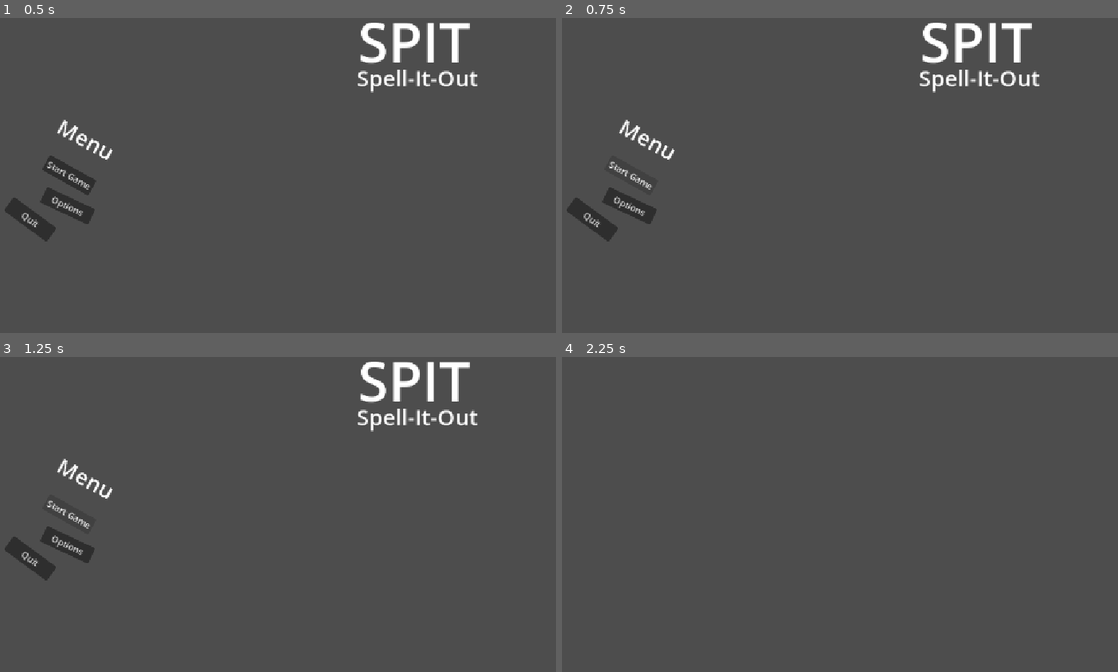
Above: before the commit, frames 1-4 (two rows, left to right).
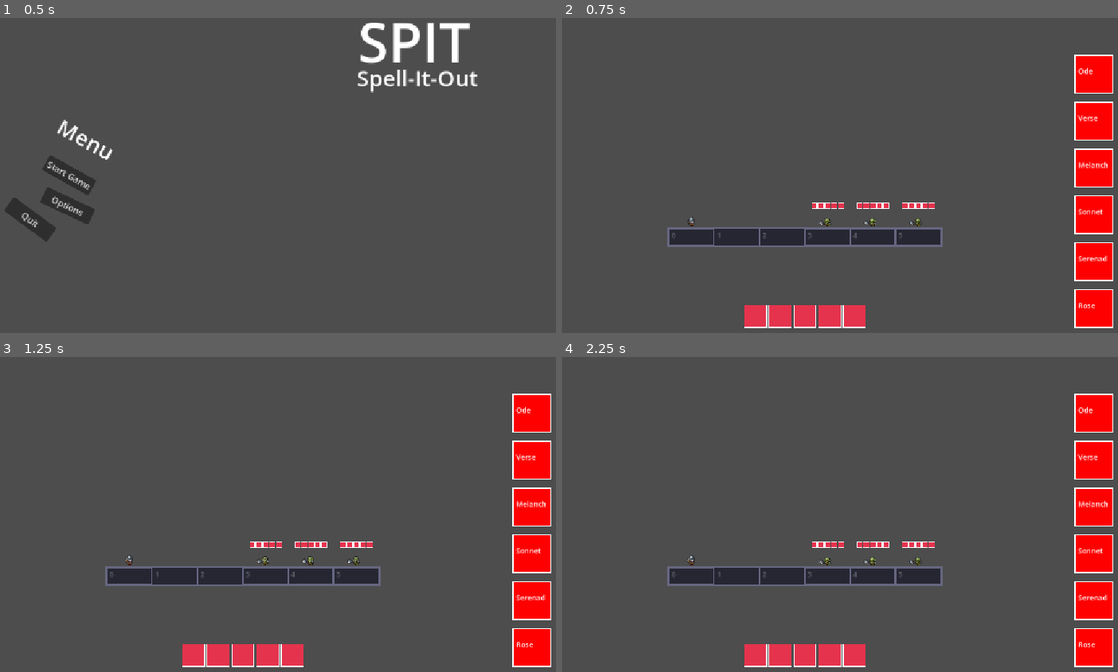
Above: after the commit, the same moments.

Repository: NiorsHaz/GMJ-Instase-2026
Game: Godot game, scene res://Scenes/UI/MainMenu.tscn
Two runs of this game, one before a commit and one after it. Both use one fixed random seed, a clock stepped at 60 frames per second and the inputs below. This scene is started directly instead of the project's main scene.
Inputs (mouse positions are in pixels of both pictures, inside the frame that each line leads up to):
- Up to frame 1 (0.5 s): no input
- Up to frame 2 (0.75 s): click "Start Game" at 0.5 s
- Up to frame 3 (1.25 s): no input
- Up to frame 4 (2.25 s): click (628, 514) at 1.25 s, where only the run before the commit has a clickable "Start Game"; click (628, 546) at 2 s, where only the run before the commit has a clickable "Options"

Frame 1 is identical in both runs. In frame 2, 13% of the frame differs, in the area x 0-100%, y 1-99%; in frame 3, 13%; in frame 4, 10%.

Commit message:
adding poetry book

Diff:
--- /dev/null
+++ b/Resource/Books/Poetry.tres
@@ -0,0 +1,87 @@
+[gd_resource type="Resource" script_class="Bookstats" format=3 uid="uid://dqbv2rvv3qvew"]
+
+[ext_resource type="Script" uid="uid://b8tu4qv4l0ghw" path="res://Scripts/Classes/books_stats.gd" id="1_mjb07"]
+[ext_resource type="Script" uid="uid://c1indbunfrib1" path="res://Scripts/Classes/word_database.gd" id="2_o3lwt"]
+[ext_resource type="Script" uid="uid://dl3lc6jj1tdvx" path="res://Scripts/Classes/words_stats.gd" id="3_daxo1"]
+
+[sub_resource type="Resource" id="Resource_lccmy"]
+script = ExtResource("3_daxo1")
+id = 1
+damage = 1
+name = "Ode"
+selling_price = 20
+buying_price = 60
+type_name = "Agressive"
+desc = "A charge"
+hit_type = 1
+range = 5
+metadata/_custom_type_script = "uid://dl3lc6jj1tdvx"
+
+[sub_resource type="Resource" id="Resource_0rhnv"]
+script = ExtResource("3_daxo1")
+id = 2
+damage = 2
+name = "Verse"
+selling_price = 5
+buying_price = 10
+type_name = "Agressive"
+desc = "Feels like a hand slap"
+hit_type = 1
+range = 5
+cooldown = 1
+metadata/_custom_type_script = "uid://dl3lc6jj1tdvx"
+
+[sub_resource type="Resource" id="Resource_2sw5t"]
+script = ExtResource("3_daxo1")
+id = 3
+damage = 3
+stun_damage = 10
+name = "Melancholy"
+selling_price = 80
+buying_price = 100
+type_name = "Insult"
+desc = "Saying this and it will shock your enemies"
+hit_type = 2
+range = 4
+cooldown = 5
+metadata/_custom_type_script = "uid://dl3lc6jj1tdvx"
+
+[sub_resource type="Resource" id="Resource_ij4jb"]
+script = ExtResource("3_daxo1")
+id = 4
+damage = 2
+name = "Sonnet"
+range = 2
+cooldown = 1
+metadata/_custom_type_script = "uid://dl3lc6jj1tdvx"
+
+[sub_resource type="Resource" id="Resource_c68nv"]
+script = ExtResource("3_daxo1")
+id = 5
+damage = 3
+name = "Serenade"
+hit_type = 1
+range = 4
+cooldown = 2
+metadata/_custom_type_script = "uid://dl3lc6jj1tdvx"
+
+[sub_resource type="Resource" id="Resource_c31lq"]
+script = ExtResource("3_daxo1")
+id = 6
+damage = 1
+name = "Rose"
+range = 1
+metadata/_custom_type_script = "uid://dl3lc6jj1tdvx"
+
+[sub_resource type="Resource" id="Resource_52afc"]
+script = ExtResource("2_o3lwt")
+words = Array[ExtResource("3_daxo1")]([SubResource("Resource_lccmy"), SubResource("Resource_0rhnv"), SubResource("Resource_2sw5t"), SubResource("Resource_ij4jb"), SubResource("Resource_c68nv"), SubResource("Resource_c31lq")])
+metadata/_custom_type_script = "uid://c1indbunfrib1"
+
+[resource]
+script = ExtResource("1_mjb07")
+id = 1
+name = "Poetry"
+word_database = SubResource("Resource_52afc")
+word_ids = Array[int]([1, 2, 3, 4, 5, 6])
+metadata/_custom_type_script = "uid://b8tu4qv4l0ghw"
--- a/Scene/player.tscn
+++ b/Scene/player.tscn
@@ -3,11 +3,9 @@
 [ext_resource type="Script" uid="uid://cafvnwp78flsk" path="res://Scripts/player.gd" id="1_kelma"]
 [ext_resource type="Texture2D" uid="uid://b55g6fxbo5jpq" path="res://Resource/Tiny RPG Character Asset Pack v1.03 -Free Soldier&Orc/Characters(100x100)/Soldier/Soldier/Soldier-Death.png" id="2_r6jsd"]
 [ext_resource type="Texture2D" uid="uid://daift5qhpm7tr" path="res://Resource/Tiny RPG Character Asset Pack v1.03 -Free Soldier&Orc/Characters(100x100)/Soldier/Soldier/Soldier-Idle.png" id="2_xa75v"]
-[ext_resource type="Script" uid="uid://b8tu4qv4l0ghw" path="res://Scripts/Classes/books_stats.gd" id="3_ivevv"]
 [ext_resource type="Texture2D" uid="uid://bmne5cj35ruge" path="res://Resource/Tiny RPG Character Asset Pack v1.03 -Free Soldier&Orc/Characters(100x100)/Soldier/Soldier/Soldier-Hurt.png" id="3_p6qlh"]
 [ext_resource type="Script" uid="uid://csq6n5mc7lp8u" path="res://Scripts/Classes/players_stats.gd" id="3_xa75v"]
-[ext_resource type="Script" uid="uid://c1indbunfrib1" path="res://Scripts/Classes/word_database.gd" id="6_2sw5t"]
-[ext_resource type="Script" uid="uid://dl3lc6jj1tdvx" path="res://Scripts/Classes/words_stats.gd" id="7_ij4jb"]
+[ext_resource type="Resource" uid="uid://dqbv2rvv3qvew" path="res://Resource/Books/Poetry.tres" id="5_r6jsd"]
 
 [sub_resource type="AtlasTexture" id="AtlasTexture_2sw5t"]
 atlas = ExtResource("2_r6jsd")
@@ -125,62 +123,10 @@
 "speed": 5.0
 }]
 
-[sub_resource type="Resource" id="Resource_lccmy"]
-script = ExtResource("7_ij4jb")
-id = 1
-damage = 2
-stun_damage = 5
-name = "Bash"
-selling_price = 20
-buying_price = 60
-type_name = "Agressive"
-desc = "A charge"
-range = 1
-cooldown = 2
-metadata/_custom_type_script = "uid://dl3lc6jj1tdvx"
-
-[sub_resource type="Resource" id="Resource_0rhnv"]
-script = ExtResource("7_ij4jb")
-id = 2
-damage = 1
-name = "Slap"
-selling_price = 5
-buying_price = 10
-type_name = "Agressive"
-desc = "Feels like a hand slap"
-range = 1
-cooldown = 1
-metadata/_custom_type_script = "uid://dl3lc6jj1tdvx"
-
-[sub_resource type="Resource" id="Resource_2sw5t"]
-script = ExtResource("7_ij4jb")
-id = 3
-stun_damage = 10
-name = "Bite"
-selling_price = 80
-buying_price = 100
-type_name = "Insult"
-desc = "Saying this and it will shock your enemies"
-hit_type = 2
-range = 4
-cooldown = 5
-metadata/_custom_type_script = "uid://dl3lc6jj1tdvx"
-
-[sub_resource type="Resource" id="Resource_52afc"]
-script = ExtResource("6_2sw5t")
-words = Array[ExtResource("7_ij4jb")]([SubResource("Resource_lccmy"), SubResource("Resource_0rhnv"), SubResource("Resource_2sw5t")])
-metadata/_custom_type_script = "uid://c1indbunfrib1"
-
-[sub_resource type="Resource" id="Resource_xa75v"]
-script = ExtResource("3_ivevv")
-word_database = SubResource("Resource_52afc")
-word_ids = Array[int]([1, 2, 3])
-metadata/_custom_type_script = "uid://b8tu4qv4l0ghw"
-
 [sub_resource type="Resource" id="Resource_q1uoi"]
 script = ExtResource("3_xa75v")
 animations = SubResource("SpriteFrames_r6jsd")
-book = SubResource("Resource_xa75v")
+book = ExtResource("5_r6jsd")
 metadata/_custom_type_script = "uid://csq6n5mc7lp8u"
 
 [sub_resource type="AtlasTexture" id="AtlasTexture_xa75v"]
--- a/Scripts/UI/main_menu.gd
+++ b/Scripts/UI/main_menu.gd
@@ -1,7 +1,7 @@
 extends Node2D
 
 func _on_start_pressed() -> void:
-	pass # Replace with function body.
+	get_tree().change_scene_to_file("res://Scene/level_test.tscn")
 
 
 func _on_options_pressed() -> void:
